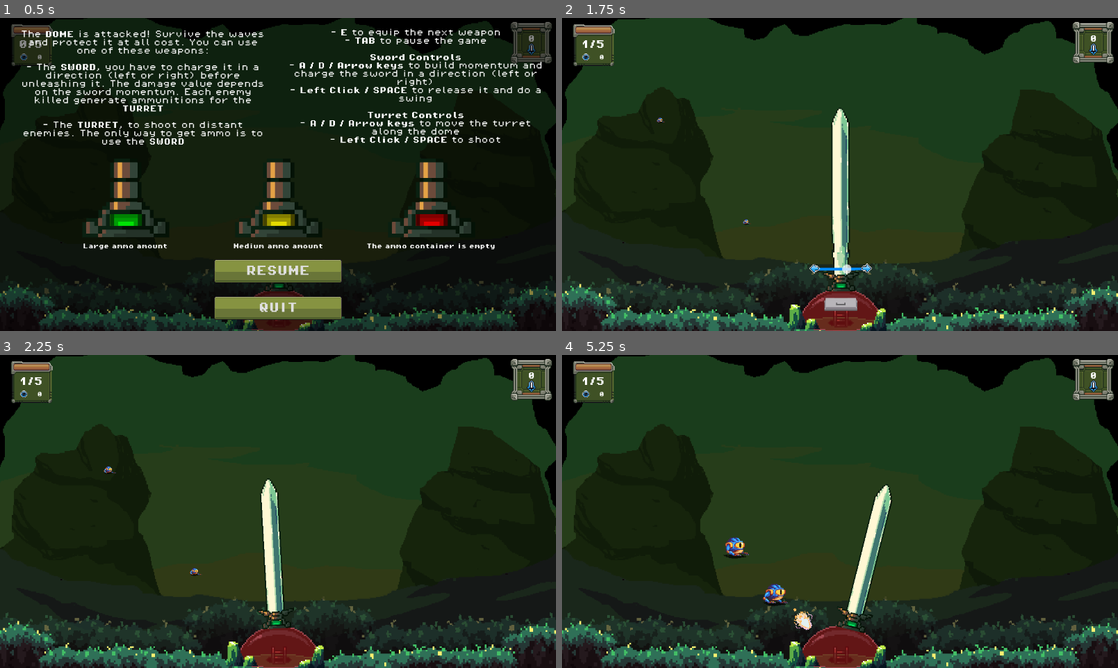
Above: before the commit, frames 1-4 (two rows, left to right).
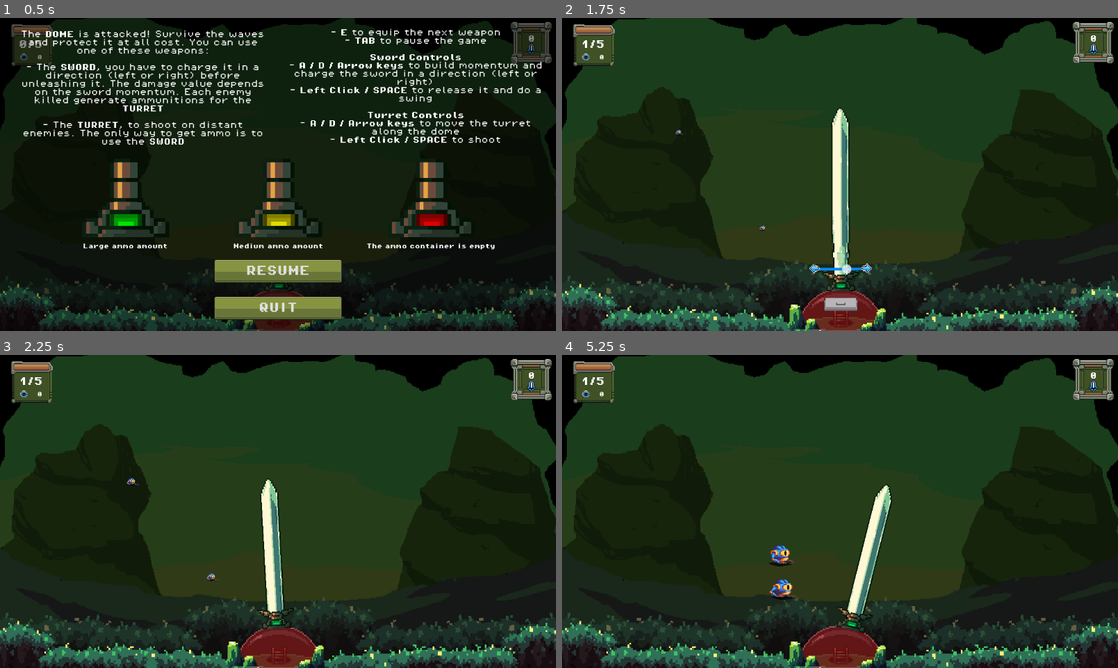
Above: after the commit, the same moments.

Repository: antoinenisoli/DomeSword_GWJ_2025
Game: Godot game, scene res://scenes/levels/game.tscn
Same seed, same stepped clock (60 frames per second), same inputs: the game is played once before the commit and once after it.
Inputs (mouse positions are in pixels of both pictures, inside the frame that each line leads up to):
- Up to frame 1 (0.5 s): no input
- Up to frame 2 (1.75 s): click "RESUME" at 0.5 s; move the mouse to (962, 158) at 1.27 s; press the mouse at (962, 158) at 1.28 s; hold Right (move_right) from 1.28 s (still down)
- Up to frame 3 (2.25 s): move the mouse to (166, 527) at 2.02 s; release Right (move_right) at 2.03 s; release the mouse at (166, 527) at 2.03 s; hold Left (move_left) from 2.03 s (still down); tap E (switch_weapon) at 2.1 s
- Up to frame 4 (5.25 s): move the mouse to (895, 442) at 2.77 s; release Left (move_left) at 2.78 s; press the mouse at (895, 442) at 2.78 s; hold Right (move_right) 2.78-4.28 s; move the mouse to (812, 574) at 3.52 s; release the mouse at (812, 574) at 3.53 s; tap E (switch_weapon) at 3.6, 5.1 s; move the mouse to (1006, 558) at 4.27 s; press the mouse at (1006, 558) at 4.28 s; hold Left (move_left) from 4.28 s (still down); move the mouse to (673, 464) at 5.02 s; release the mouse at (673, 464) at 5.03 s

Frame 1 is identical in both runs. In frame 2, less than 0.1% of the frame differs, in the area x 17-37%, y 31-68%; in frame 3, 0.1%; in frame 4, 0.9%, in the area x 29-50%, y 58-88%.

Commit message:
frogs can avoid each other

Diff:
--- a/scenes/entities/enemies/frog_enemy.tscn
+++ b/scenes/entities/enemies/frog_enemy.tscn
@@ -301,7 +301,10 @@
 &"death_jump": SubResource("Animation_jr1g6")
 }
 
-[node name="Frog" type="RigidBody2D" unique_id=1267947820 node_paths=PackedStringArray("enemy", "push_cooldown") groups=["Enemies"]]
+[sub_resource type="CircleShape2D" id="CircleShape2D_wmmkl"]
+radius = 20.0
+
+[node name="Frog" type="RigidBody2D" unique_id=1267947820 node_paths=PackedStringArray("enemy", "push_cooldown", "steering") groups=["Enemies"]]
 gravity_scale = 0.0
 lock_rotation = true
 script = ExtResource("1_nwdrs")
@@ -309,6 +312,7 @@
 min_distance = 150.0
 enemy = NodePath("Frog_Entity")
 push_cooldown = NodePath("pushedCooldown")
+steering = NodePath("Steering")
 
 [node name="Frog_Entity" type="Node2D" parent="." unique_id=1208964928 node_paths=PackedStringArray("_shooting", "shadow", "anim", "sprite") groups=["Enemies"]]
 script = ExtResource("2_v8emy")
@@ -353,15 +357,14 @@
 speed_scale = 2.0
 
 [node name="Steering" type="Node2D" parent="." unique_id=1949269131 node_paths=PackedStringArray("collision_ray", "avoidance_ray", "line", "body")]
+visible = false
 script = ExtResource("6_wmmkl")
 collision_ray = NodePath("CollisionRay")
 avoidance_ray = NodePath("AvoidanceRay")
 line = NodePath("ObstacleLine")
 body = NodePath("..")
-max_ahead = 150.0
-max_avoidance = 250.0
-
-[node name="CollisionRay" type="RayCast2D" parent="Steering" unique_id=1127945971]
+max_ahead = 200.0
+max_avoidance = 10.0
 
 [node name="AvoidanceRay" type="RayCast2D" parent="Steering" unique_id=979331868]
 self_modulate = Color(18.892157, 0, 1.1297288, 1)
@@ -369,11 +372,15 @@
 collide_with_bodies = false
 
 [node name="ObstacleLine" type="Line2D" parent="Steering" unique_id=1476141731]
-visible = false
 points = PackedVector2Array(0, 0, 0, 0)
 width = 2.5
 default_color = Color(0.3499999, 1, 0, 1)
 
+[node name="CollisionRay" type="ShapeCast2D" parent="Steering" unique_id=1232345504]
+self_modulate = Color(1, 1, 1, 0.39215687)
+shape = SubResource("CircleShape2D_wmmkl")
+max_results = 1
+
 [connection signal="damage_taken" from="Frog_Entity" to="Frog_Entity" method="_on_damage_taken"]
 
 [editable path="shoot"]
--- a/scripts/Entities/follow.gd
+++ b/scripts/Entities/follow.gd
@@ -6,13 +6,18 @@
 @export var target: Node2D
 @export var enemy: Enemy
 @export var push_cooldown: Timer
+@export var steering: Steering
 var enemy_state: Enums.ENEMY_STATE
 
 func direction() -> Vector2:
     if !target:
         return Vector2.ZERO
 
-    return (target.position - position).normalized()
+    var dir = (target.position - position).normalized()
+    if steering:
+        dir += steering.avoidance_ray.target_position
+
+    return dir
 
 func stop() -> void:
     enemy_state = Enums.ENEMY_STATE.IDLE
--- a/scripts/Entities/steering.gd
+++ b/scripts/Entities/steering.gd
@@ -1,16 +1,15 @@
 extends Node2D
+class_name Steering
 
-@export var collision_ray: RayCast2D
+@export var max_ahead: float = 100
+@export var max_avoidance: float = 100
+@export var collision_ray: ShapeCast2D
 @export var avoidance_ray: RayCast2D
 @export var line: Line2D
 @export var body: RigidBody2D
-@export var max_ahead: float = 100
-@export var max_avoidance: float = 100
 
 func avoid_obstacle(obstacle_center: Vector2):
-	print(obstacle_center)
 	line.set_point_position(1, line.to_local(obstacle_center))
-
 	var avoidance_force: Vector2 = collision_ray.target_position - obstacle_center
 	avoidance_force = avoidance_force.normalized() * max_avoidance
 	avoidance_ray.target_position = avoidance_force
@@ -19,7 +18,7 @@
 	collision_ray.target_position = body.linear_velocity.normalized() * max_ahead
 	line.set_point_position(0, Vector2(0, 0))
 
-	if collision_ray.is_colliding() && collision_ray.get_collider().is_in_group("Enemies"):
-		avoid_obstacle(collision_ray.get_collider().position)
+	if collision_ray.is_colliding() && collision_ray.get_collider(0).is_in_group("Enemies"):
+		avoid_obstacle(collision_ray.get_collider(0).position)
 	else:
 		avoidance_ray.target_position = Vector2(0, 0)
